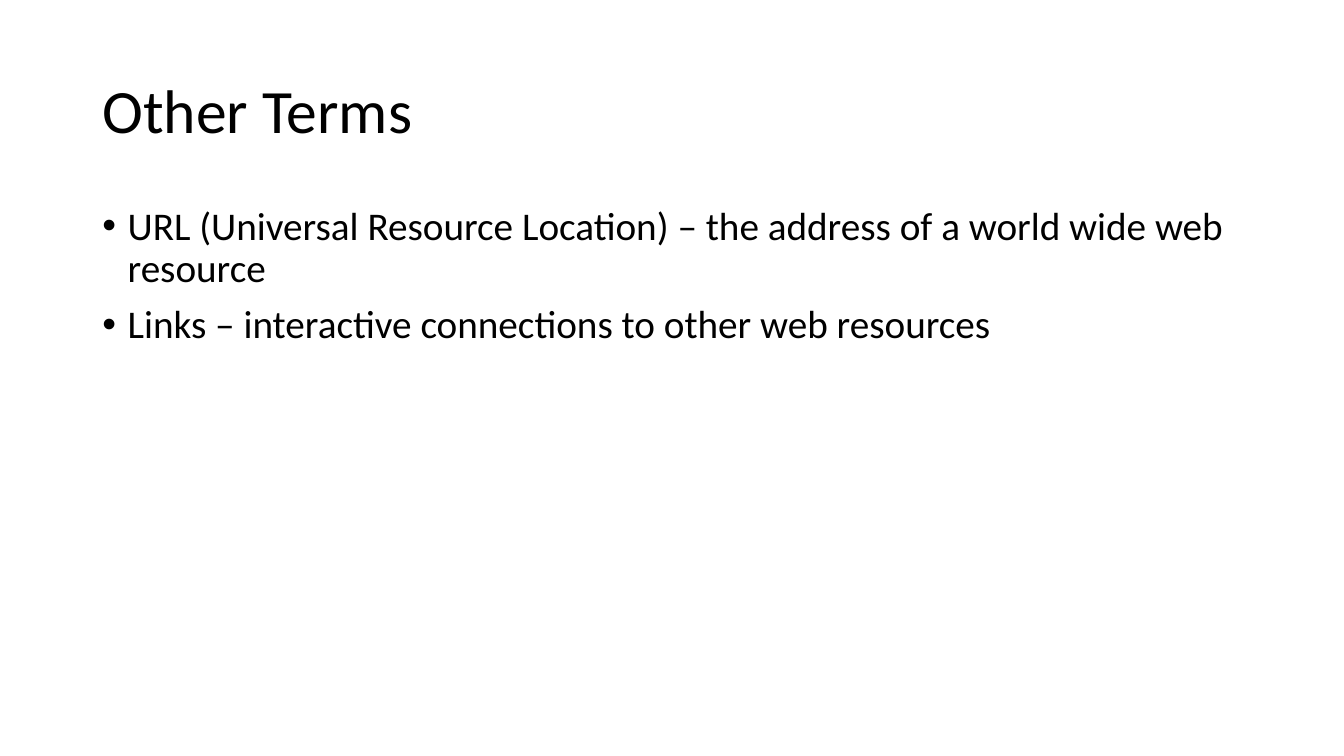
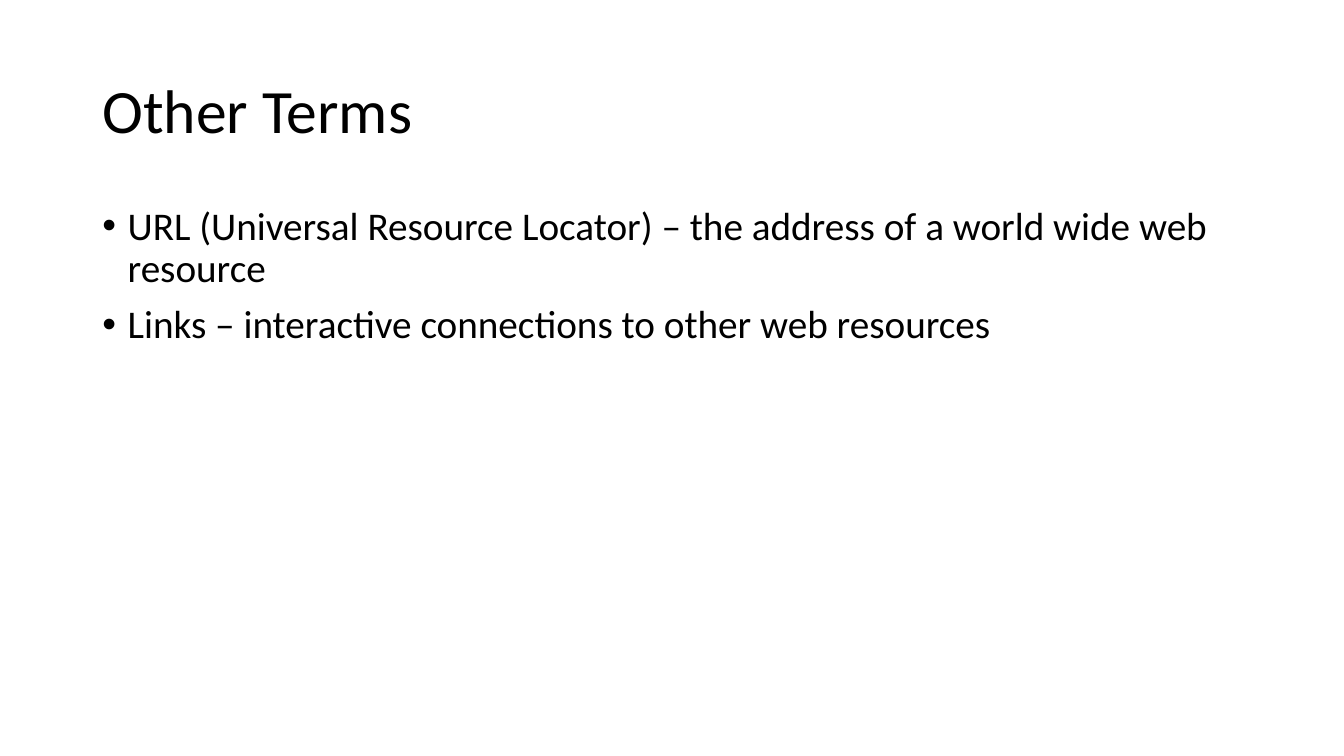
Before and after one commit to amora479/website, a slide deck: slide 14 of content/bju/cps105/lectures/ppt-downloads/lec6.pptx. Drawn at 1344x756 pixels with LibreOffice and Linux fonts; fonts in the diff are those of the drawing. Boxes give left, top, right and bottom in pixels: in the first picture for what was removed or moved away, otherwise in the second. Text is boxed around its words. In the diff, an @@ line names an element or a change of style, - is before the commit and + after.

```diff
--- a/content/bju/cps105/lectures/ppt-downloads/lec6.pptx
+++ b/content/bju/cps105/lectures/ppt-downloads/lec6.pptx
@@ text at <box>128,211,1207,283</box>: text changed @@
-• URL (Universal Resource Location) – the address of a world wide web resource
+• URL (Universal Resource Locator) – the address of a world wide web resource
```
Also in this commit, not shown: 1 other file.
